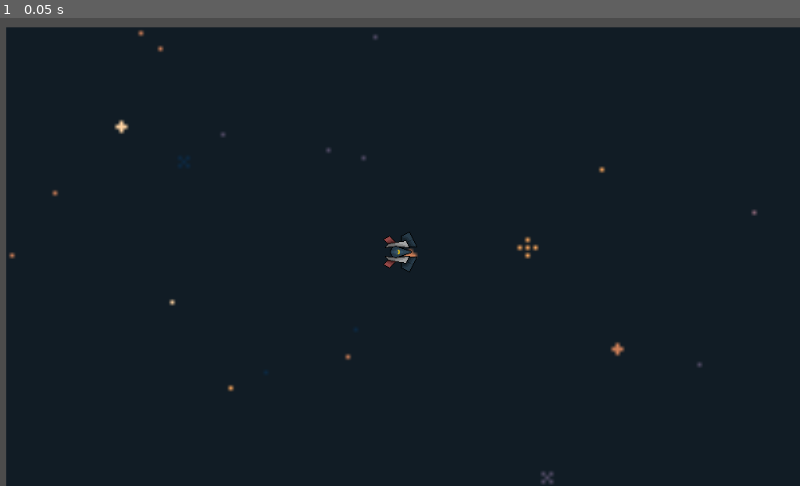
Above: before the commit, frame 1.
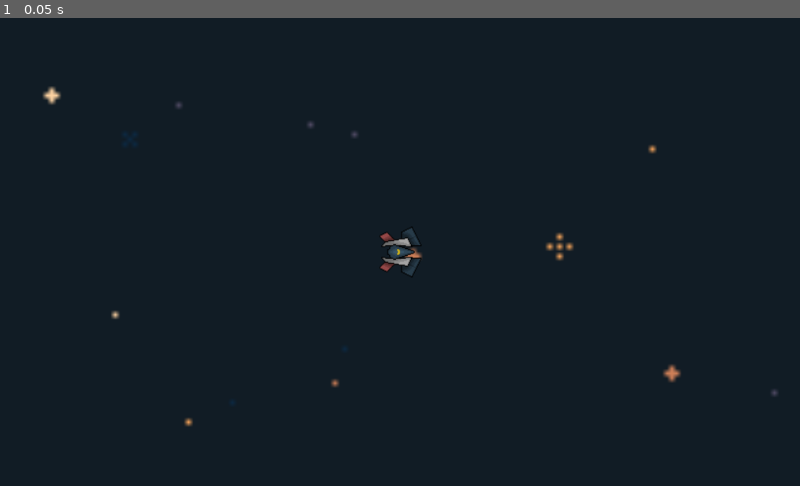
Above: after the commit, the same moment.

Repository: sL0C/LittleSpaceGame
Game: Godot game, scene res://Main.tscn
Same seed, same stepped clock (60 frames per second), same inputs: the game is played once before the commit and once after it.
Inputs:
- Up to frame 1 (0.05 s): no input

The runs differ from the first frame. In frame 1, 3.4% of the frame differs, in the area x 0-100%, y 0-100%.

Commit message:
Fixed turn variable; Added Camera zoom depending of players velocity

Diff:
--- a/src/actor.gd
+++ b/src/actor.gd
@@ -20,10 +20,14 @@
 export var strain:float = 0.5 			# The amount by which to decrease stamina while running.
 export var recovery_cicle:float = 0.5
 
-export var max_speed:float = 400
+export var max_speed:float = 500
 export var max_health:float = 100
 export var max_stamina:float = 100
-export var max_turn_speed:float = 0.1
+export var max_turn_speed:float = 0.05
+# Camera stuff
+export var origin_zoom:Vector2 = Vector2(0.8, 0.8)
+export var max_zoom:Vector2 = Vector2(2, 2)
+export var zoom_speed:float = 4.0
 
 # Physic Forces
 var linear_velocity = 0
@@ -74,6 +78,7 @@
 #onready var foot_steps:Node2D = $FootSteps
 onready var sprite:Sprite = $Sprite
 onready var collision_polygon:CollisionPolygon2D = $CollisionPolygon2D
+onready var camera:Camera2D = $Camera2D
 
 func _ready():
 	self.add_to_group("Actor")
@@ -90,9 +95,12 @@
 	if active_drag: apply_drag()
 
 	update()
-
 	move_and_slide(velocity, Vector2.ZERO, false, 4, PI/4, false)
 	linear_velocity = velocity.length() # Get the linear velocity of the actor
+
+	# Camera behaviour
+	var current_zoom = linear_velocity / max_speed
+	camera.zoom = origin_zoom.linear_interpolate(max_zoom, current_zoom * zoom_speed)
 
 	# Collision rule for RigidBodys2D
 	for index in get_slide_count():
@@ -117,21 +125,19 @@
 # VELOCITY & DIRECTION
 func update() -> void:
 	current_dir = Vector2(cos(rotation), sin(rotation))
-	rotation += clamp(rotation_dir, -max_turn_speed, max_turn_speed)
+	rotation_dir = clamp(rotation_dir, -max_turn_speed, max_turn_speed)
+	rotation += rotation_dir
 	velocity += accleration
 	velocity = velocity.limit_length(max_speed)
 	acc_direction = accleration.normalized()
 	vel_direction = velocity.normalized()
 	accleration *= 0 # Reset accleration.
 
-# FRICTION
-func calc_friction() -> Vector2:
+func apply_friction() -> void:
+	var friction = .0
 	if velocity.length() <= static_friction:
-		return velocity * -1
-	return (velocity.normalized() * -1 * kinetic_friction)
-
-func apply_friction() -> void:
-	friction = calc_friction()
+		friction = velocity * -1
+	friction = (velocity.normalized() * -1 * kinetic_friction)
 	apply_force(friction)
 
 	# DRAG
